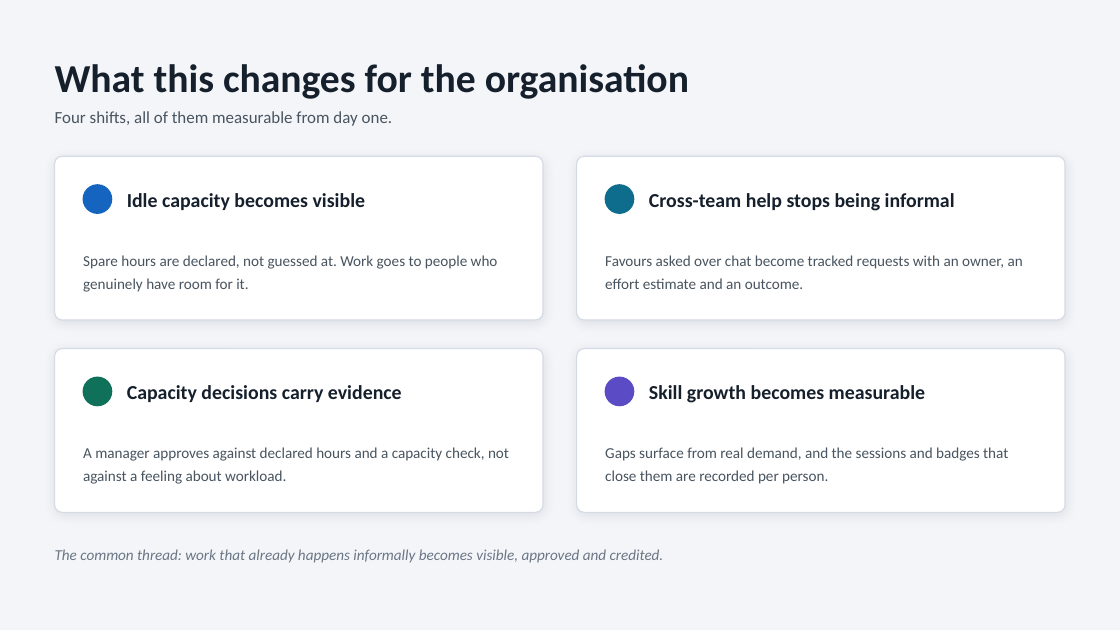
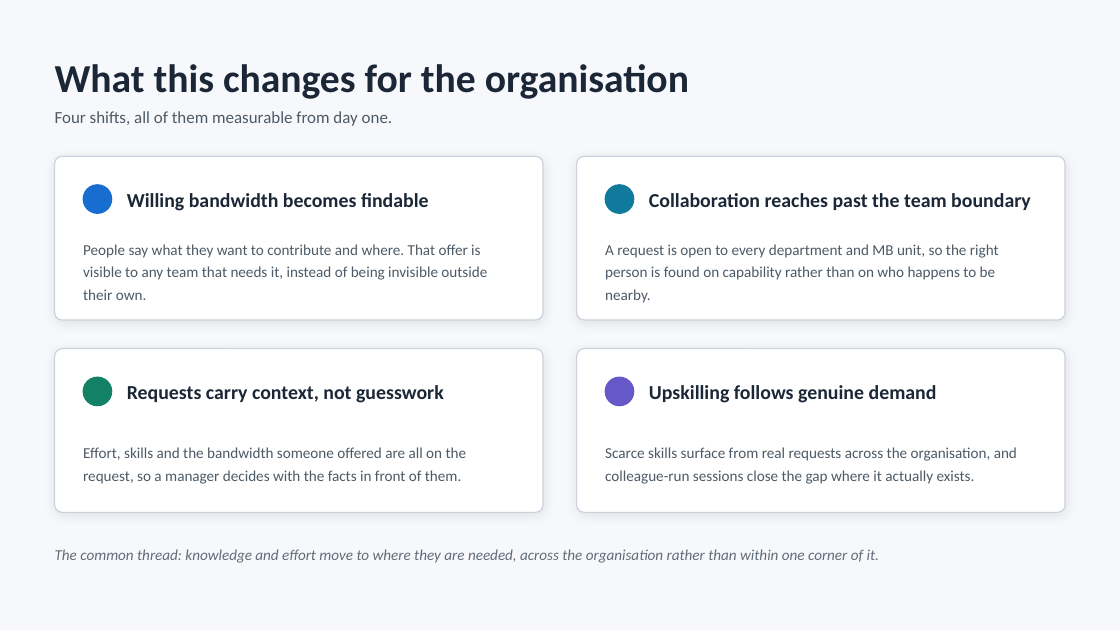
Before and after one commit to chinagudi-rohit/MBXchange, a slide deck: slide 2 of 2026-08-25_MBXchange_Overview.pptx. Drawn at 1120x630 pixels with LibreOffice and Linux fonts; fonts in the diff are those of the drawing. Boxes give left, top, right and bottom in pixels: in the first picture for what was removed or moved away, otherwise in the second. Text is boxed around its words. In the diff, an @@ line names an element or a change of style, - is before the commit and + after.

```diff
--- a/2026-08-25_MBXchange_Overview.pptx
+++ b/2026-08-25_MBXchange_Overview.pptx
@@ background #F3F5F9 to #F7F8FB @@
@@ ellipse at [83,185,112,213]: fill #1565C0 to #176DD0; outline #1565C0 1 pt to #176DD0 1 pt @@
@@ text at [127,193,429,211]: text changed; text colour #16202C to #1B2736 @@
-Idle capacity becomes visible
+Willing bandwidth becomes findable
@@ ellipse at [606,185,634,213]: fill #0E6D8C to #107A9C; outline #0E6D8C 1 pt to #107A9C 1 pt @@
@@ text at [649,193,1031,210]: text changed; text colour #16202C to #1B2736 @@
-Cross-team help stops being informal
+Collaboration reaches past the team boundary
@@ text at [83,244,487,300]: text changed; text colour #48545F to #4D5A66 @@
-Spare hours are declared, not guessed at. Work goes to people who genuinely have room for it.
+People say what they want to contribute and where. That offer is visible to any team that needs it, instead of being invisible outside their own.
@@ text at [605,244,999,303]: text changed; text colour #48545F to #4D5A66 @@
-Favours asked over chat become tracked requests with an owner, an effort estimate and an outcome.
+A request is open to every department and MB unit, so the right person is found on capability rather than on who happens to be nearby.
@@ outline #D5DBE4 1 pt to #CBD2DC 1 pt in 4 elements at [55,156,544,320], [577,156,1066,320], [55,349,544,513], [577,349,1066,513] @@
@@ ellipse at [83,377,112,406]: fill #10715A to #128166; outline #10715A 1 pt to #128166 1 pt @@
@@ text at [127,385,444,403]: text changed; text colour #16202C to #1B2736 @@
-Capacity decisions carry evidence
+Requests carry context, not guesswork
@@ text at [649,385,937,403]: text changed; text colour #16202C to #1B2736 @@
-Skill growth becomes measurable
+Upskilling follows genuine demand
@@ text at [83,447,467,484]: text changed; text colour #48545F to #4D5A66 @@
-A manager approves against declared hours and a capacity check, not against a feeling about workload.
+Effort, skills and the bandwidth someone offered are all on the request, so a manager decides with the facts in front of them.
@@ text at [605,447,1017,484]: text changed; text colour #48545F to #4D5A66 @@
-Gaps surface from real demand, and the sessions and badges that close them are recorded per person.
+Scarce skills surface from real requests across the organisation, and colleague-run sessions close the gap where it actually exists.
@@ text at [55,549,879,563]: text changed; text colour #6B7684 to #626D7A @@
-The common thread: work that already happens informally becomes visible, approved and credited.
+The common thread: knowledge and effort move to where they are needed, across the organisation rather than within one corner of it.
```
Also in this commit, not shown: 3 other slides changed, 1 other file.
